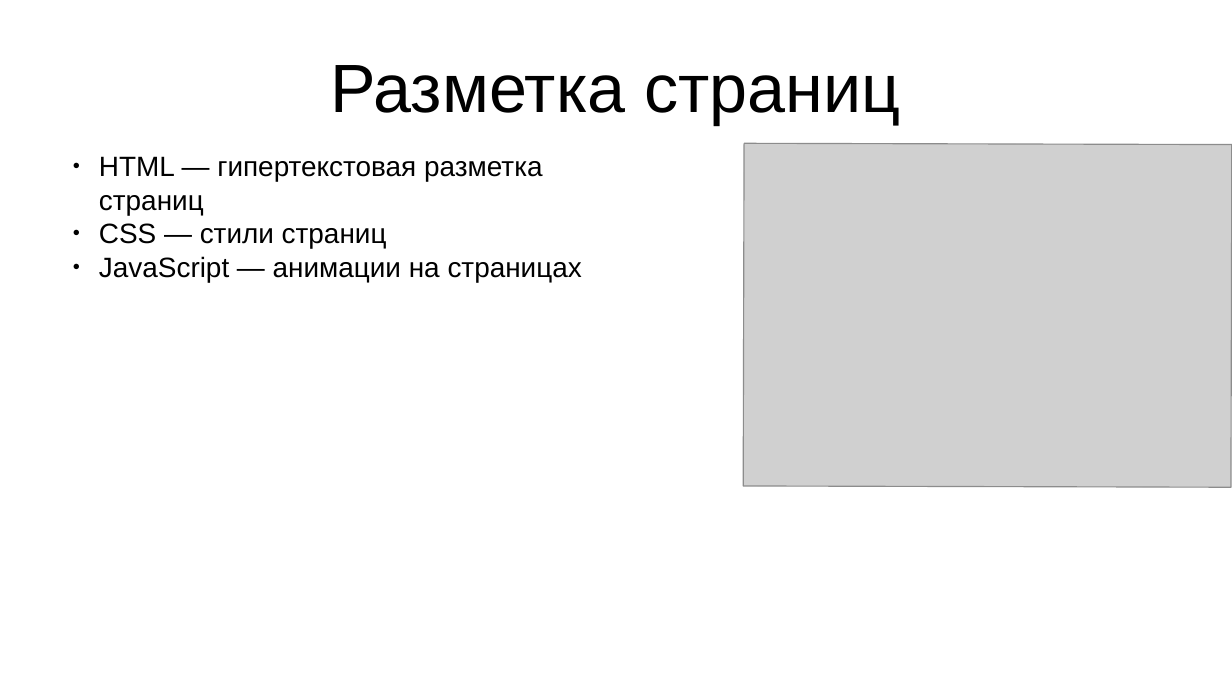
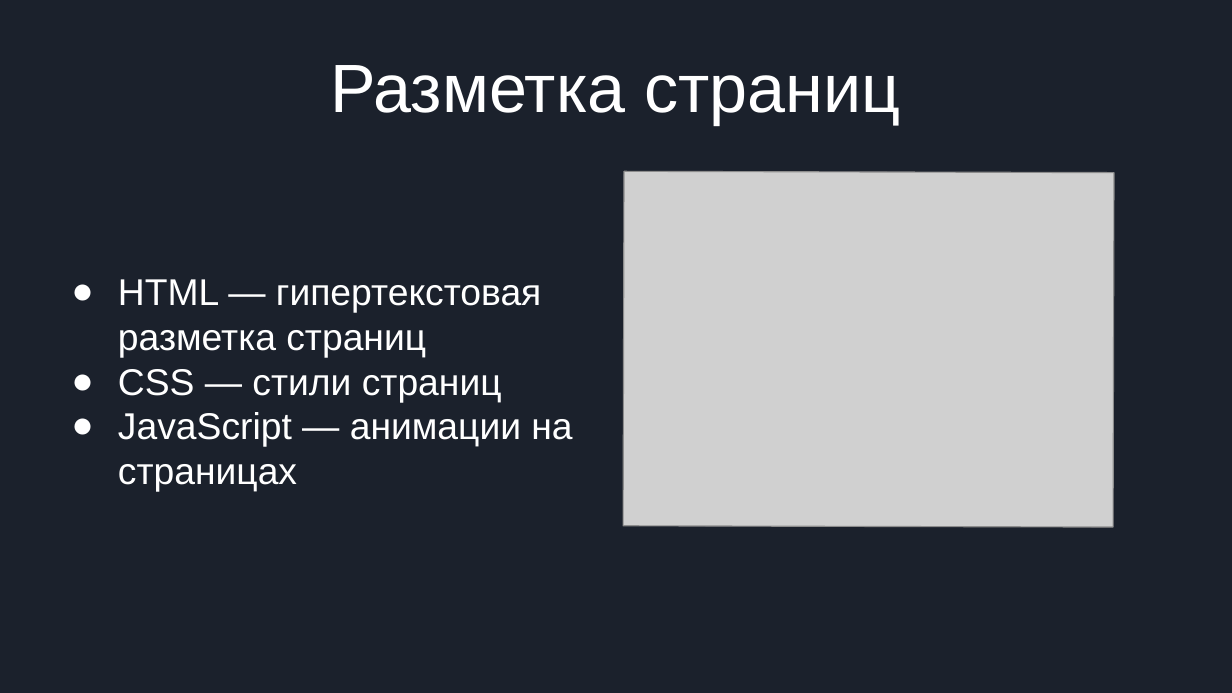
Before and after one commit to Jindderrr/LiteChat, a slide deck: slide 3 of Presetation.pptx. Drawn at 1232x693 pixels with LibreOffice and Linux fonts; fonts in the diff are those of the drawing; grey boxes stand for pictures. Boxes give left, top, right and bottom in pixels: in the first picture for what was removed or moved away, otherwise in the second. Text is boxed around its words. In the diff, an @@ line names an element or a change of style, - is before the commit and + after.

```diff
--- a/Presetation.pptx
+++ b/Presetation.pptx
@@ background #FFFFFF to #1B212C @@
@@ title "Разметка страниц" at (330,65,900,125): text colour #000000 to #FFFFFF @@
@@ picture: place and size @@
-picture at (743,144,1231,488)
+picture at (624,172,1115,527)
@@ text "HTML — гипертекстовая разметка страниц": place and size @@
-text "HTML — гипертекстовая разметка страниц" at (99,156,582,282)
+text "HTML — гипертекстовая разметка страниц" at (118,279,572,492)
@@ text "HTML — гипертекстовая разметка страниц" at (118,279,572,492): size 18 to 24 pt, text colour #000000 to #FFFFFF; indent changed; bullet colour #000000 to #FFFFFF @@
```
Also in this commit, not shown: 4 other slides changed, 1 slide added, 1 slide removed.
